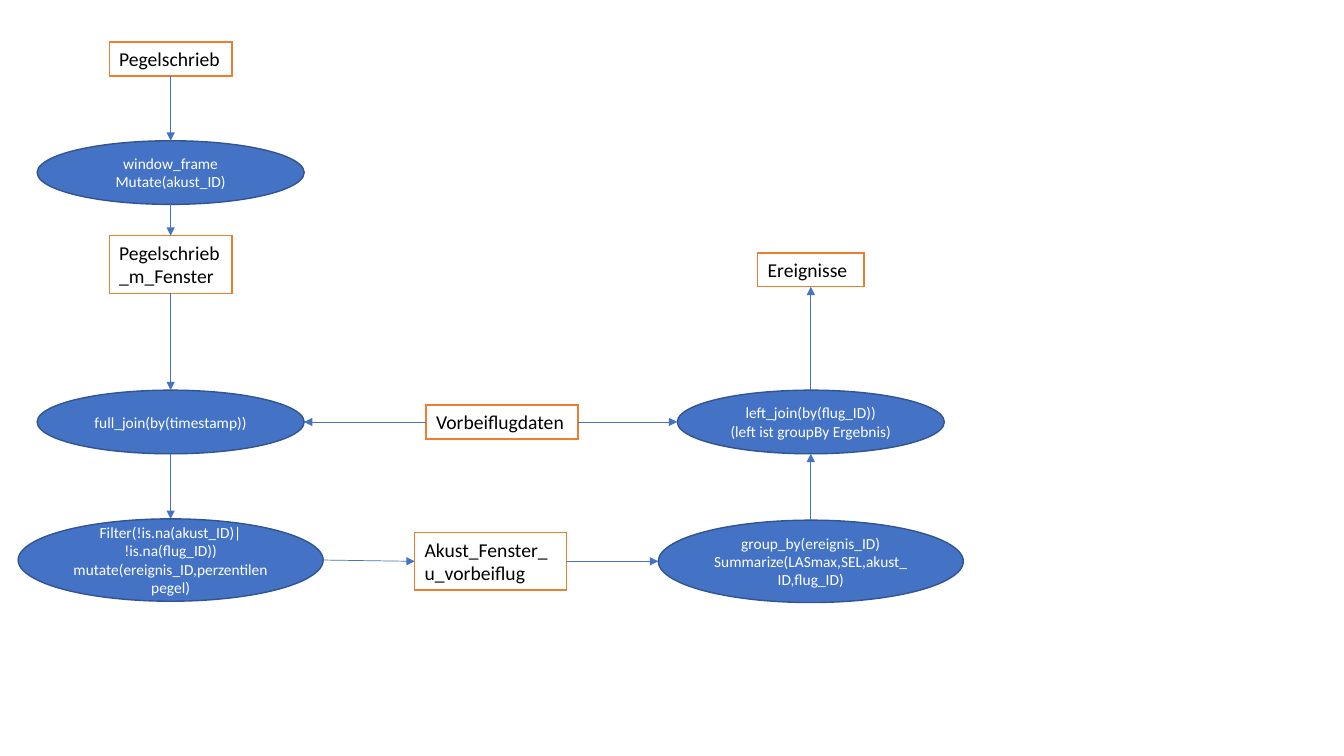
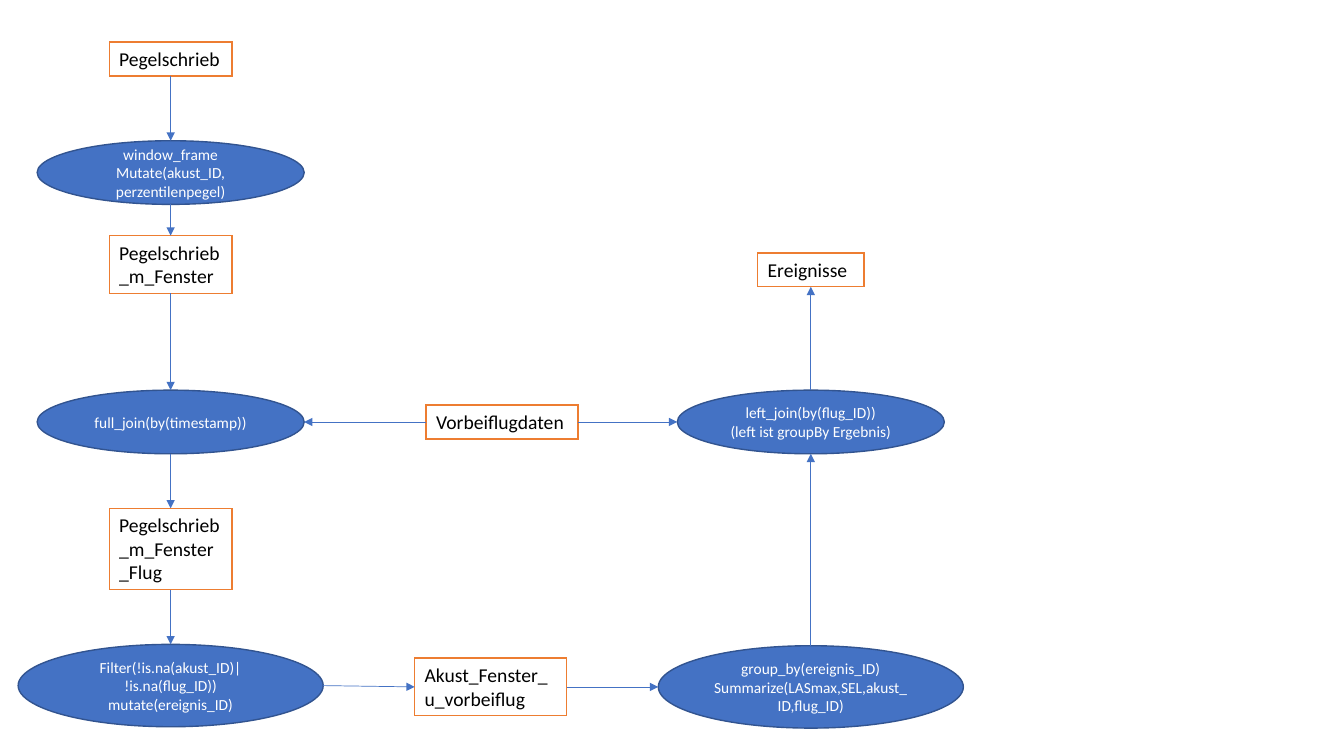
Before and after one commit to Ma-Loma/Cindy_S_Kommunale_Messstellen, a slide deck: slide 1 of dataflow.pptx. Drawn at 1344x756 pixels with LibreOffice and Linux fonts; fonts in the diff are those of the drawing. Boxes give left, top, right and bottom in pixels: in the first picture for what was removed or moved away, otherwise in the second. Text is boxed around its words. In the diff, an @@ line names an element or a change of style, - is before the commit and + after.

Commit message:
view Akust_Fenster_u_vorbeiflug erfolgreich geschaffen

```diff
--- a/dataflow.pptx
+++ b/dataflow.pptx
@@ text in ellipse at [116, 167, 225, 202]: text changed @@
-Mutate(akust_ID)
+Mutate(akust_ID, perzentilenpegel)
@@ arrow moved from (170, 454) - (170, 519) to (170, 454) - (170, 508) @@
@@ arrow moved from (811, 520) - (811, 454) to (811, 646) - (811, 454) @@
@@ rectangle added at [109, 508, 232, 590], fill #FFFFFF, outline #ED7D31 1 pt, 14 pt, text #000000 @@
+Pegelschrieb_m_Fenster_Flug
@@ arrow added from (170, 590) to (170, 644), #4472C4 0.5 pt @@
@@ 2 ellipses, 2 arrows, 1 rectangle: place and size @@
-2 ellipses, 2 arrows, 1 rectangle at [18, 519, 964, 603]
+2 ellipses, 2 arrows, 1 rectangle at [18, 644, 964, 729]
@@ text in ellipse at [108, 699, 233, 713]: text changed @@
-mutate(ereignis_ID,perzentilenpegel)
+mutate(ereignis_ID)
```
Also in this commit, not shown: 1 other file.
